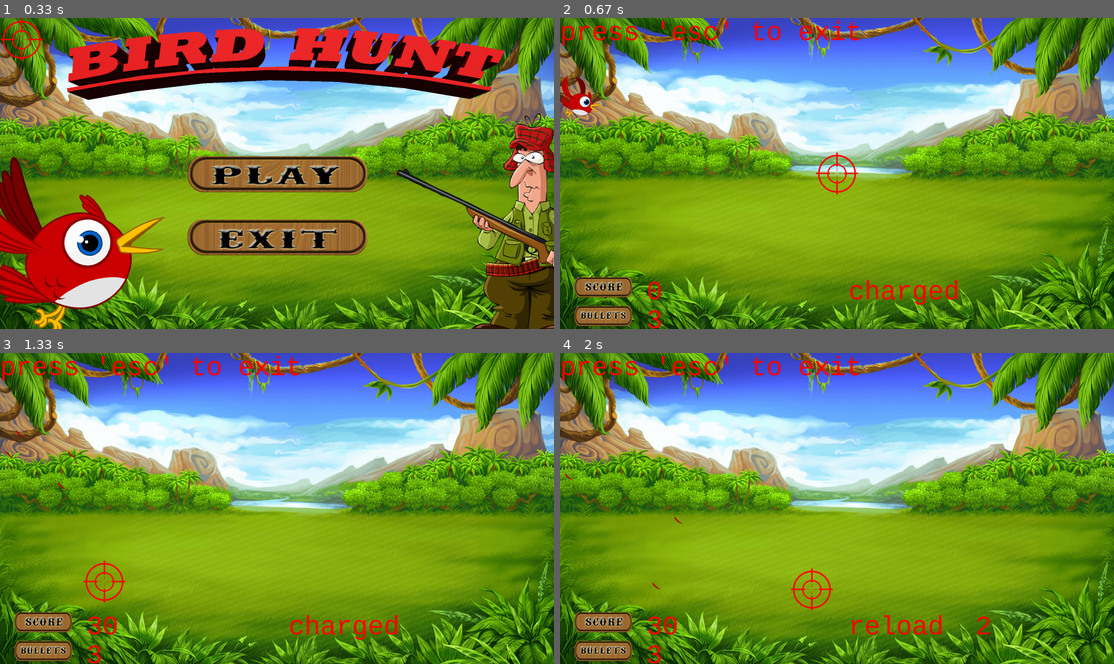
Above: before the commit, frames 1-4 (two rows, left to right).
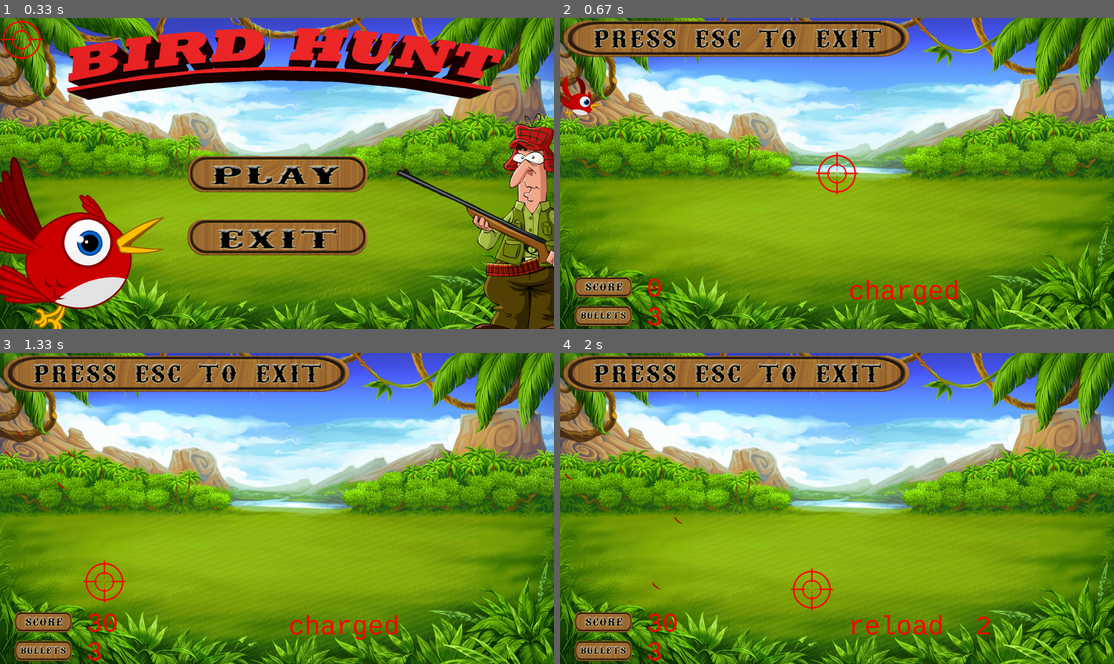
Above: after the commit, the same moments.

Repository: StepanVerzun/project_pygame_bird_hunt
Game: pygame game, started from Game.py
Same seed, same stepped clock (60 frames per second), same inputs: the game is played once before the commit and once after it.
Inputs (mouse positions are in pixels of both pictures, inside the frame that each line leads up to):
- Up to frame 1 (0.33 s): no input
- Up to frame 2 (0.67 s): click (837, 173) at 0.38 s
- Up to frame 3 (1.33 s): click (22, 427) at 0.72 s; click (105, 583) at 1.05 s
- Up to frame 4 (2 s): click (692, 393) at 1.38 s; click (809, 589) at 1.72 s

Frame 1 is identical in both runs. In frame 2, 7.3% of the frame differs, in the area x 0-64%, y 0-100%; in frame 3, 7.4%; in frame 4, 7.4%.

Commit message:
cosmetic repairs

Diff:
--- a/Game.py
+++ b/Game.py
@@ -121,6 +121,12 @@
     bird = AnimatedSprite(load_image("bird-sprite.png"), 5, 3, -100, 360)
     bird_sprites.add(bird)
     game_sprites.add(cur)
+    vyhod = pygame.sprite.Sprite()
+    vyhod.image = load_image("ESC.png")
+    vyhod.rect = cur.image.get_rect()
+    vyhod.rect.x = 10
+    vyhod.rect.y = 10
+    game_sprites.add(vyhod)
     counter, text = 0, 'charged'.rjust(3)
     pygame.time.set_timer(pygame.USEREVENT, 1000)
     font = pygame.font.SysFont('Consolas', 100)
@@ -171,16 +177,13 @@
         bird_sprites.draw(screen)
         game_sprites.draw(screen)
         clock.tick(FPS)
-        vyhod = 'press \'esc\' to exit'
-        screen.blit(font.render(vyhod, True, (255, 0, 0)), (0, 0))
         screen.blit(font.render(text, True, (255, 0, 0)), (1000, 900))
-        screen.blit(font.render(str(points), True, (255, 0, 0)), (50 + bullets.image.get_width() + 50, 900))
-        screen.blit(font.render(str(shots), True, (255, 0, 0)), (50 + bullets.image.get_width() + 50, 1000))
+        screen.blit(font.render(str(points), True, (255, 0, 0)), (50 + bullets.image.get_width() + 50, 890))
+        screen.blit(font.render(str(shots), True, (255, 0, 0)), (50 + bullets.image.get_width() + 50, 990))
         pygame.display.flip()
 
 
 class Particle(pygame.sprite.Sprite):
-    # сгенерируем частицы разного размера
     fire = [load_image("feather.png")]
     for scale in (5, 10, 20):
         fire.append(pygame.transform.scale(fire[0], (scale, scale)))
Binary file added: data/ESC.png
